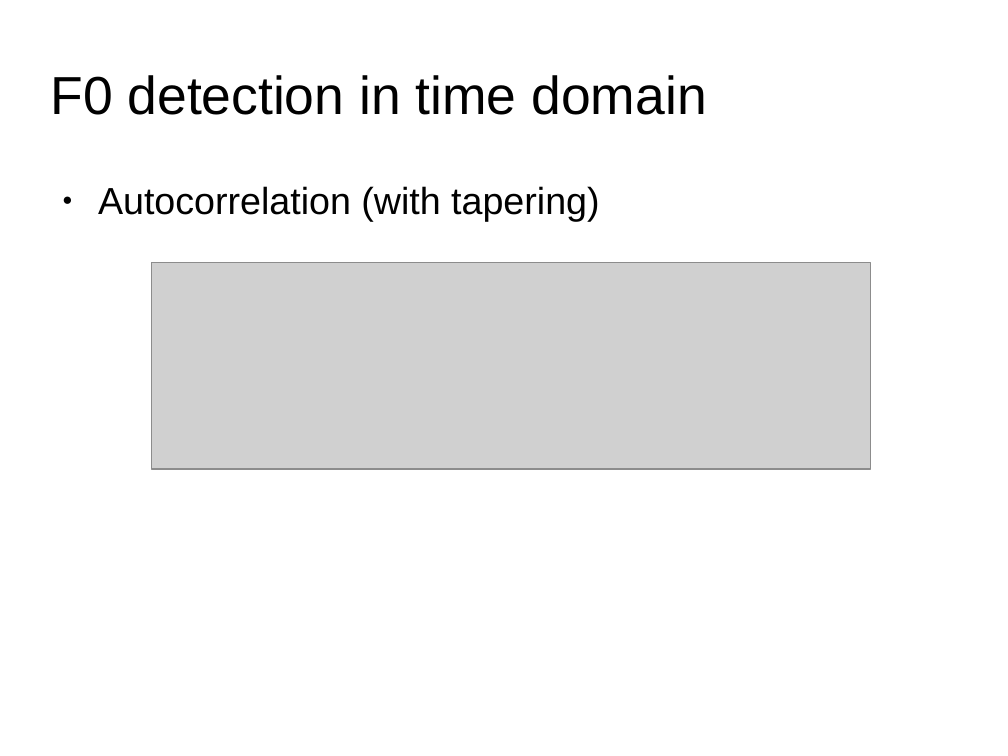
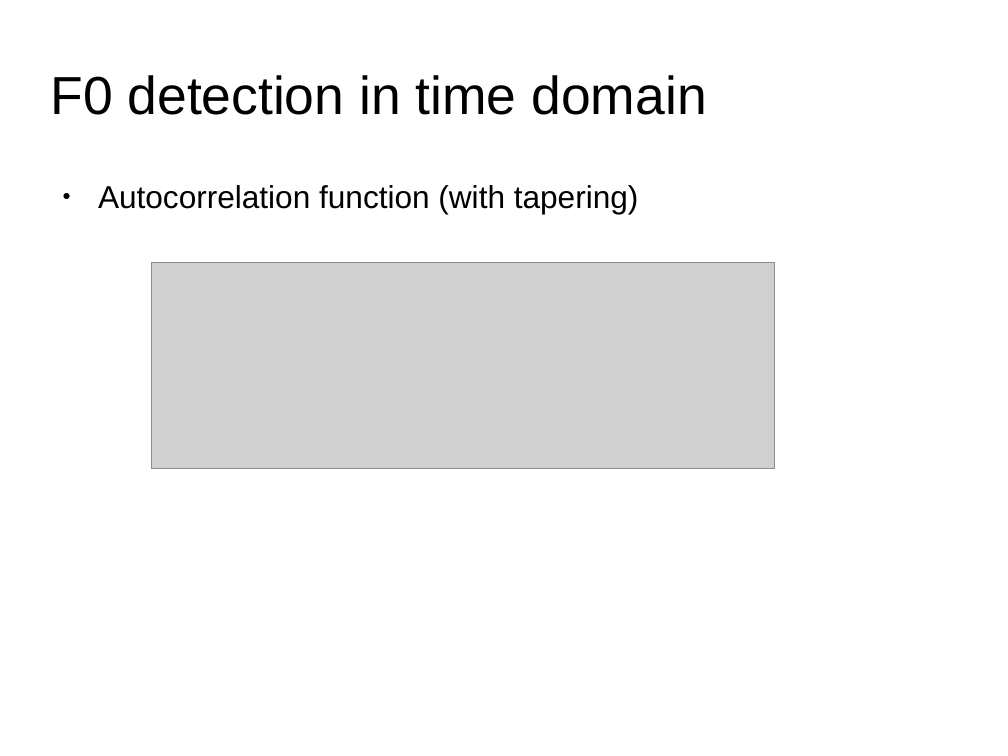
Before and after one commit to MTG/sms-tools, a slide deck: slide 6 of lectures/6-Harmonic-model/F0-detection.odp. Drawn at 1008x756 pixels with LibreOffice and Linux fonts; fonts in the diff are those of the drawing; grey boxes stand for pictures. Boxes give left, top, right and bottom in pixels: in the first picture for what was removed or moved away, otherwise in the second. Text is boxed around its words. In the diff, an @@ line names an element or a change of style, - is before the commit and + after.

```diff
--- a/lectures/6-Harmonic-model/F0-detection.odp
+++ b/lectures/6-Harmonic-model/F0-detection.odp
@@ text at [98,185,639,214]: text changed; size 26.9 to 22.6 pt @@
-● Autocorrelation (with tapering)
+● Autocorrelation function (with tapering)
@@ picture: place and size @@
-picture at [151,262,871,469]
+picture at [151,262,775,469]
```
Also in this commit, not shown: 3 other slides changed, 3 slides added, 2 slides removed, 15 other files.
